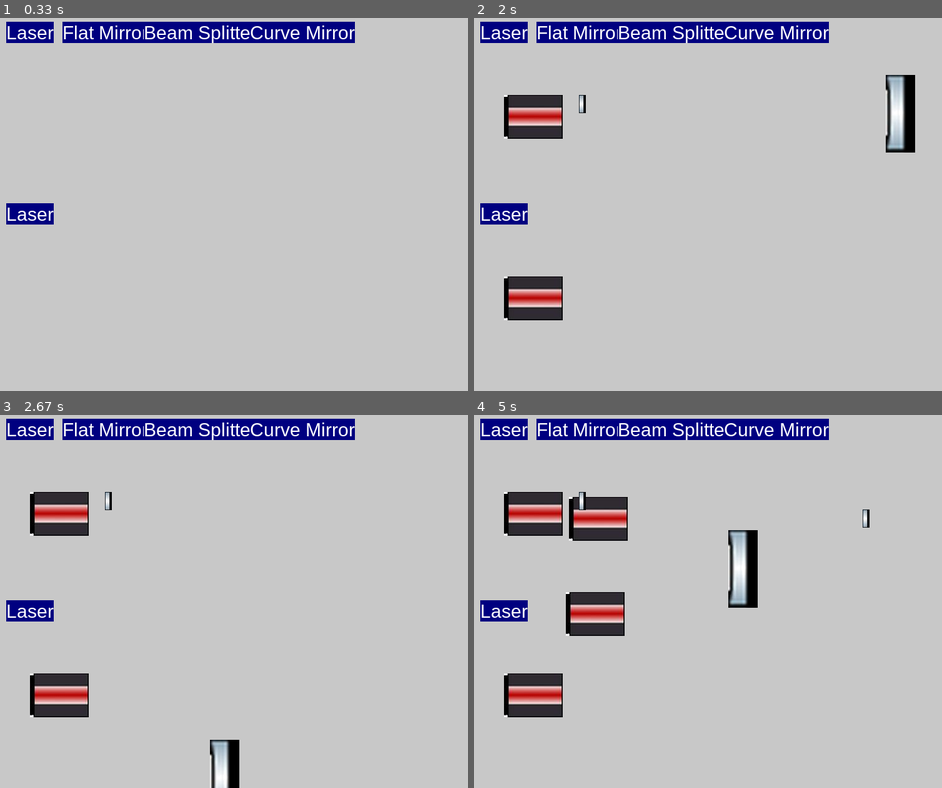
Above: before the commit, frames 1-4 (two rows, left to right).
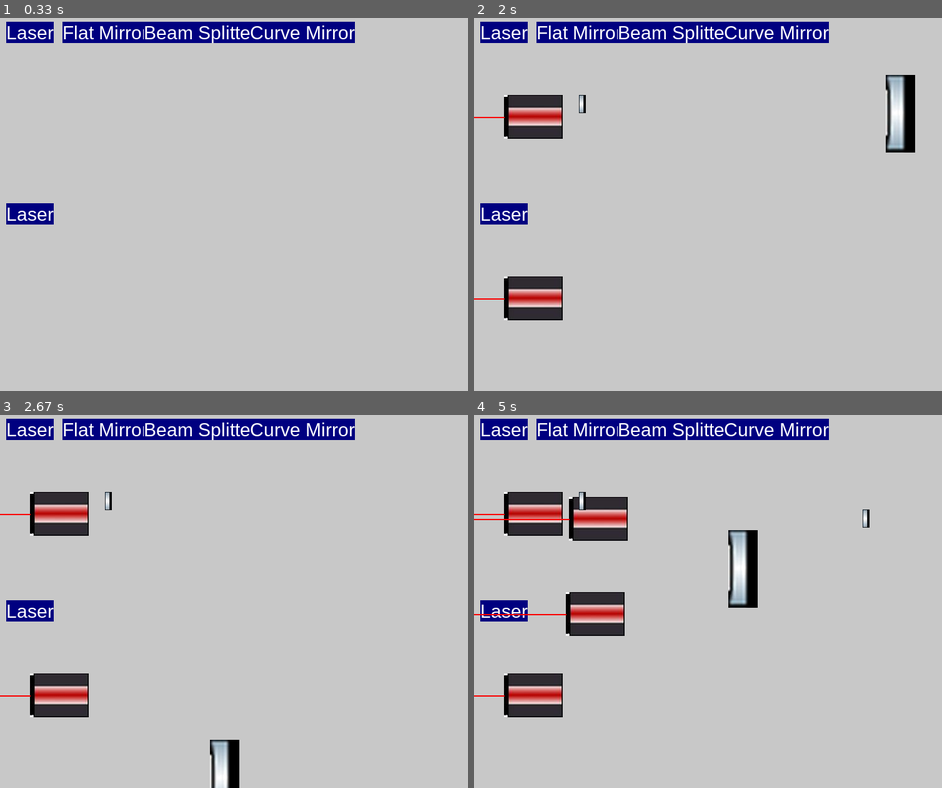
Above: after the commit, the same moments.

Repository: SamuelGaudout/Projet_M2_Lumi
Game: pygame game, started from screen.py
Two runs of this game, one before a commit and one after it. Both use one fixed random seed, a clock stepped at 60 frames per second and the inputs below.
Inputs (mouse positions are in pixels of both pictures, inside the frame that each line leads up to):
- Up to frame 1 (0.33 s): no input
- Up to frame 2 (2 s): press the mouse at (502, 215) at 0.37 s; move the mouse to (534, 252) at 0.47 s; release the mouse at (567, 290) at 0.6 s; press the mouse at (778, 32) at 0.7 s; move the mouse to (665, 73) at 0.8 s; release the mouse at (558, 114) at 0.93 s; press the mouse at (576, 32) at 1.03 s; move the mouse to (745, 189) at 1.13 s; release the mouse at (913, 346) at 1.27 s; press the mouse at (815, 107) at 1.37 s; move the mouse to (848, 92) at 1.47 s; release the mouse at (885, 73) at 1.6 s; press the mouse at (502, 32) at 1.7 s; move the mouse to (661, 62) at 1.8 s; release the mouse at (820, 92) at 1.93 s
- Up to frame 3 (2.67 s): press the mouse at (449, 485) at 2.03 s; move the mouse to (327, 612) at 2.13 s; release the mouse at (210, 739) at 2.27 s
- Up to frame 4 (5 s): press the mouse at (586, 493) at 2.87 s; move the mouse to (726, 500) at 2.97 s; release the mouse at (862, 508) at 3.1 s; press the mouse at (722, 754) at 3.2 s; move the mouse to (726, 642) at 3.3 s; release the mouse at (726, 530) at 3.43 s; press the mouse at (576, 429) at 3.53 s; move the mouse to (647, 538) at 3.63 s; release the mouse at (717, 642) at 3.77 s; press the mouse at (525, 523) at 3.87 s; move the mouse to (548, 508) at 3.97 s; release the mouse at (567, 497) at 4.1 s; press the mouse at (502, 429) at 4.2 s; move the mouse to (633, 452) at 4.3 s; release the mouse at (759, 478) at 4.43 s; press the mouse at (525, 702) at 4.53 s; move the mouse to (544, 646) at 4.63 s; release the mouse at (567, 590) at 4.77 s; press the mouse at (502, 612) at 4.87 s; move the mouse to (708, 661) at 4.97 s

Frame 1 is identical in both runs. In frame 2, less than 0.1% of the frame differs, in the area x 0-7%, y 26-76%; in frame 3, less than 0.1%; in frame 4, 0.2%, in the area x 0-21%, y 26-76%.

Commit message:
beam laser sur les objects laser

Diff:
--- a/Objects.py
+++ b/Objects.py
@@ -3,6 +3,10 @@
 import os
 
 
+TYPE_LASER=0
+TYPE_FLAT_MIRROR=1
+TYPE_CURVE_MIRROR=2
+TYPE_BEAM_SPLITTER=3
 background_colour = (200,200,200,0)
 
 class Object:
@@ -41,12 +45,46 @@
         self.screen.blit(self.image[0], self.pos)
 
 
+
+
+class Beam():
+    "Create the beam for the different optical elements"
+    def __init__(self,scr,object_list=None):
+        self.screen=scr
+        self.object_list=object_list
+        #self.dirs=utils.Stack()
+        self.laser_list=[]
+
+    def fill_laser_list(self):
+        "Fill the laser list with the laser objects"
+        for l in self.object_list:
+            if l.type==TYPE_LASER:
+                self.laser_list.append(l)
+
+    def beam_lines(self,color):
+        "Draw the beam lines"
+        if color=='red':
+            color=(250,0,0)
+        elif color=='erase':
+            color=background_colour
+        self.fill_laser_list()
+        if len(self.laser_list) !=0:
+            for l in self.laser_list:
+                start_pos=(l.position()[0],l.position()[1]+l.size[0]/2)
+                end_pos=(l.position()[0]-1000,l.position()[1]+l.size[0]/2)
+                pygame.draw.line(self.screen, color, start_pos, end_pos, 2)
+
+
+
+
+
 class Laser(Object):
     "Laser object"
     def __init__(self,scr,pos=(0,0), current=0):
         Object.__init__(self,scr,pos, current)
         self.pathIm="\Photos_Materiel\laser.png"
         self.load_image(self.pathIm)
+        self.type=TYPE_LASER
 
 class Flat_mirror(Object):
     "Mirror object"
@@ -54,6 +92,7 @@
         Object.__init__(self,scr,pos, current)
         self.pathIm="\Photos_Materiel\lat_mirror.jpg"
         self.load_image(self.pathIm)
+        self.type=TYPE_FLAT_MIRROR
 
 class Curve_mirror(Object):
     "Mirror object"
@@ -61,6 +100,7 @@
         Object.__init__(self,scr, pos, current)
         self.pathIm="\Photos_Materiel\curve_mirror.jpg"
         self.load_image(self.pathIm)
+        self.type=TYPE_CURVE_MIRROR
 
 class Beam_splitter(Object):
     "Beam splitter object"
@@ -68,3 +108,4 @@
         Object.__init__(self,scr, pos, current)
         self.pathIm="\Photos_Materiel\eam_splitter.png"
         self.load_image(self.pathIm)
+        self.type=TYPE_BEAM_SPLITTER
--- a/screen.py
+++ b/screen.py
@@ -27,7 +27,7 @@
 def select_object(o_elements,x,y):
     print(optical_elements)
     for e in o_elements:
-        print(e.position()[0])
+        print(e.define_size()[0])
         if e.position()[0]<=x<=e.position()[0]+e.define_size()[0] and e.position()[1]<=y<=e.position()[1]+e.define_size()[1]:
             print("Trouvé!!")
             return e
@@ -38,6 +38,7 @@
 selected_object = None
 
 while running:
+
     for b in list_buttons:
         screen.blit(b.surface, b.position())
         list_buttons=[Buttons.Button("Laser",(10, 10),font=30,scrn=screen,bg="navy",feedback="You clicked me",object=Objects.Laser(screen),object_list=optical_elements),
@@ -65,12 +66,15 @@
         if event.type == pygame.MOUSEBUTTONUP:
             selected_object = None
 
-
+    b=Objects.Beam(screen,object_list=optical_elements)
+    b.beam_lines(color='red')
 
     if selected_object:
         mouseX=pygame.mouse.get_pos()[0]
         mouseY=pygame.mouse.get_pos()[1]
+        b.beam_lines(color='erase')
         selected_object.display(mouseX, mouseY)
 
 
+
     pygame.display.update()
